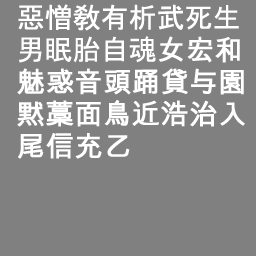
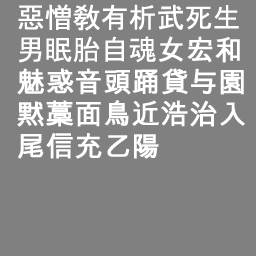
Layer changes from the first 256x256 image to the second:
painted on "惡憎敎有析武死生 男眠胎自魂女宏和 魅惑音頭踊貸与園 黙藁面" over box(134, 134, 159, 159)
